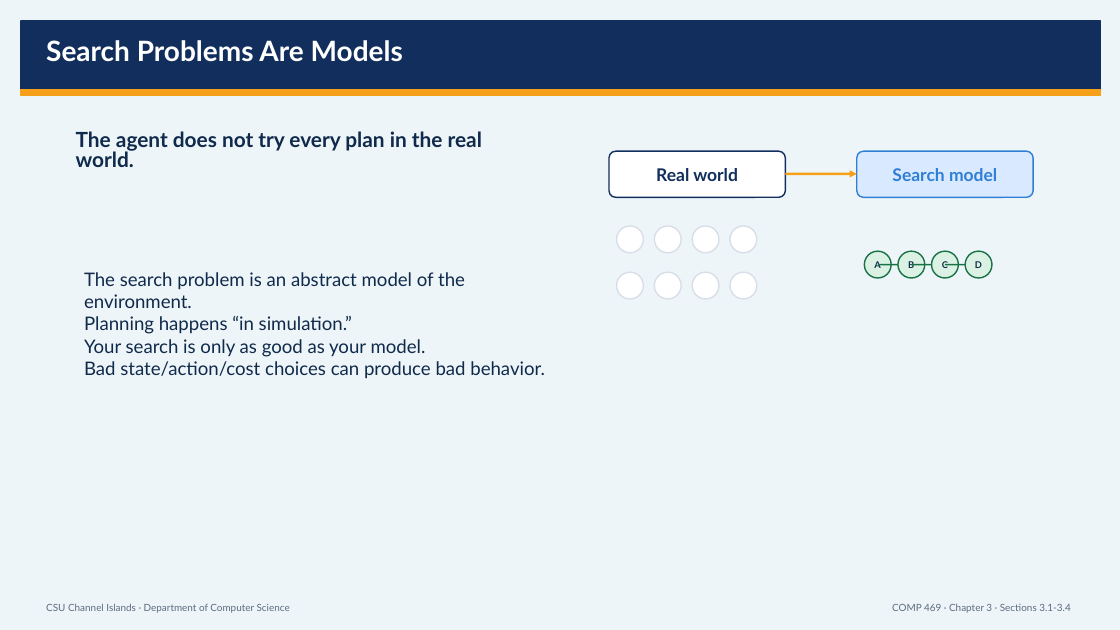
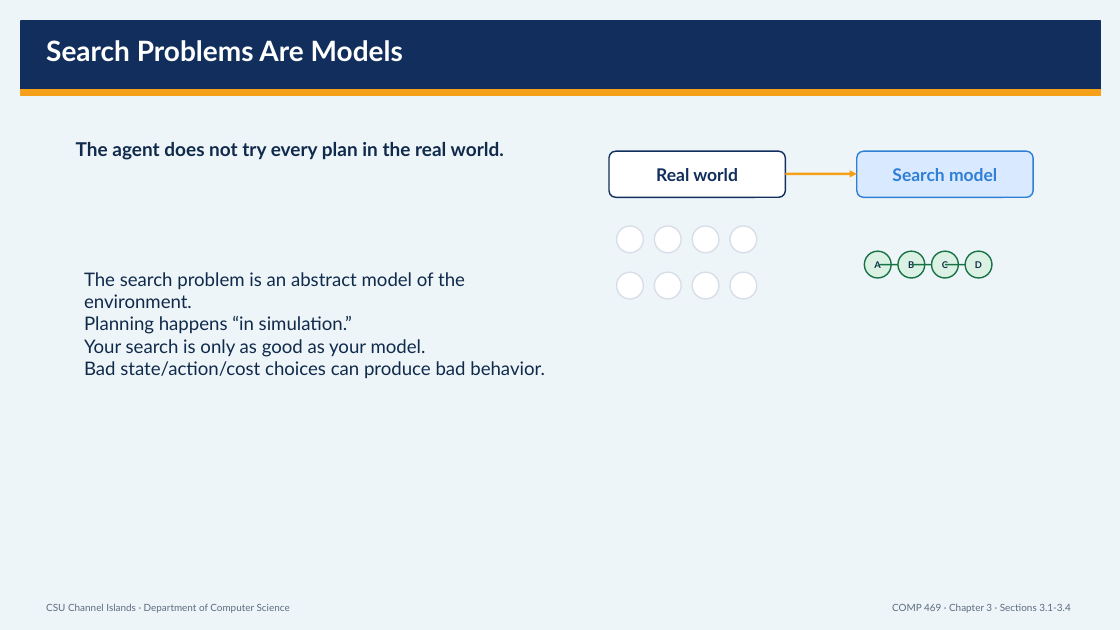
Before and after one commit to DrNatas/Comp_469, a slide deck: slide 10 of Fall 2026/L03 - Uniformed Search - 3.1 to 3.4/COMP469_Chapter3_3_1_to_3_4_CSUCI_Expanded.pptx. Drawn at 1120x630 pixels with LibreOffice and Linux fonts; fonts in the diff are those of the drawing. Boxes give left, top, right and bottom in pixels: in the first picture for what was removed or moved away, otherwise in the second. Text is boxed around its words. In the diff, an @@ line names an element or a change of style, - is before the commit and + after.

```diff
--- a/Fall 2026/L03 - Uniformed Search - 3.1 to 3.4/COMP469_Chapter3_3_1_to_3_4_CSUCI_Expanded.pptx
+++ b/Fall 2026/L03 - Uniformed Search - 3.1 to 3.4/COMP469_Chapter3_3_1_to_3_4_CSUCI_Expanded.pptx
@@ text "The agent does not try ..." at box(76, 142, 504, 160): size 17.9 to 16.3 pt @@
```
Also in this commit, not shown: 9 other slides changed, 3 slides added, 1 slide removed, 1 other file.
